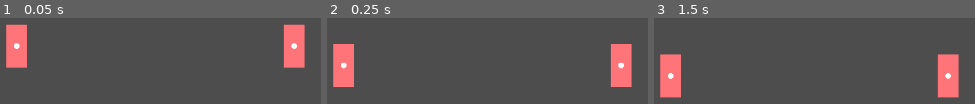
Above: before the commit, frames 1-3 (left to right).
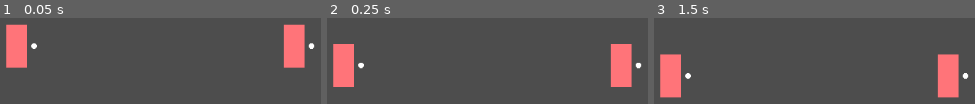
Above: after the commit, the same moments.

Repository: cbrenton/its-all-bad
Game: Godot game, scene res://match.tscn
The game is run twice, just before and just after one commit, with the same random seed, the same clock (stepped at 60 frames per second) and the same inputs.
Inputs:
- Up to frame 1 (0.05 s): no input
- Up to frame 2 (0.25 s): no input
- Up to frame 3 (1.5 s): tap Enter at 1.25 s

The runs differ from the first frame. In frame 1, 0.5% of the frame differs, in the area x 4-99%, y 29-37%; in frame 2, 0.4%; in frame 3, 0.4%.

Commit message:
Add hitboxes and knockback on attack landed

Diff:
--- a/fist.gd
+++ b/fist.gd
@@ -1,8 +1,26 @@
 extends Weapon
+
+@onready var hitbox: Area2D = $HitArea2D
+
+var attack_duration: float = 0.1
 
 func _ready() -> void:
 	attack_rate = 0.2
 	print("fist ready")
 
 func _fire() -> void:
-	print("punchy!")
+	self.hitbox.monitoring = true
+	await get_tree().physics_frame
+
+	for area in self.hitbox.get_overlapping_areas():
+		_attack_area(area)
+
+	# TODO: does this actually make this any better?
+	await get_tree().create_timer(self.attack_duration).timeout
+	self.hitbox.monitoring = false
+
+func _attack_area(target: Area2D) -> void:
+	# TODO: this is hacky, but it gets the parent's (HoldPosition) parent's (Visuals) parent (Player)
+	if target.get_parent() != self.get_parent().get_parent().get_parent():
+		print("hit somebody!")
+		hit_landed.emit(target.get_parent(), 1.0)
--- a/fist.tscn
+++ b/fist.tscn
@@ -2,9 +2,21 @@
 
 [ext_resource type="Script" uid="uid://bqpoqmfglo7jf" path="res://fist.gd" id="1_18rt0"]
 [ext_resource type="Texture2D" uid="uid://vqymet7qdv8r" path="res://assets/dummy.png" id="2_cqe2n"]
+
+[sub_resource type="RectangleShape2D" id="RectangleShape2D_cqe2n"]
 
 [node name="Node2D" type="Node2D" unique_id=1220416977]
 script = ExtResource("1_18rt0")
 
 [node name="2_delete" type="Sprite2D" parent="." unique_id=709337631]
 texture = ExtResource("2_cqe2n")
+
+[node name="HitArea2D" type="Area2D" parent="." unique_id=1882889643]
+collision_layer = 0
+collision_mask = 2
+monitoring = false
+
+[node name="CollisionShape2D" type="CollisionShape2D" parent="HitArea2D" unique_id=1063450611]
+shape = SubResource("RectangleShape2D_cqe2n")
+
+[connection signal="area_entered" from="HitArea2D" to="." method="_on_hit_area_2d_area_entered"]
--- a/match_controller.gd
+++ b/match_controller.gd
@@ -25,10 +25,10 @@
 		# set player pos and orientation
 		player.position = pos
 		print("initializing player")
-		player.initialize(player_num)
 		# TODO: connect player signals
 		# add child to scene graph
 		add_child(player)
+		player.initialize(player_num)
 		player_num += 1
 
 
--- a/player.gd
+++ b/player.gd
@@ -1,3 +1,4 @@
+class_name Player
 extends CharacterBody2D
 
 
@@ -13,64 +14,75 @@
 var fist: Weapon
 var weapon: Weapon
 
+var knockback_x: float = 0.0
+
+@onready var visuals: Node2D = $Visuals
+@onready var hold_position: Node2D = $Visuals/HoldPosition
+
 var action_rate = 0.5
 
 var fist_scene = preload("res://fist.tscn")
-
-# TODO: delegate to weapon?
-var action_timer: Timer
 
 # takes in the player's number (1 for p1, 2 for p2, etc)
 func initialize(num: int) -> void:
 	# store player number
 	self.player_number = num
+
 	# set up listeners
 	self.left_input = "p%d_left" % num
 	self.right_input = "p%d_right" % num
 	self.jump_input = "p%d_jump" % num
 	self.action_input = "p%d_action" % num
 
-	self.action_timer = Timer.new()
-	self.action_timer.one_shot = true
-	add_child(self.action_timer)
-
-	# self.held_weapon = self.fist_scene.instantiate()
-	# add_child(self.held_weapon)
-	var fist = self.fist_scene.instantiate()
-	self.weapon = fist
-	add_child(fist)
+	self.fist = self.fist_scene.instantiate()
+	self.weapon = self.fist
+	self.hold_position.add_child(self.fist)
+	self.fist.hit_landed.connect(attack)
 
 func _physics_process(delta: float) -> void:
 	# add gravity
 	if not is_on_floor():
-		self.velocity += get_gravity() * delta
+		self.velocity.y += get_gravity().y * delta
 
-	_handle_input()
+	_handle_movement_input()
+
+	# 200 / 0.25s = 800
+	# decay knockback over 0.25s
+	self.knockback_x = move_toward(self.knockback_x, 0, 800 * delta)
+	self.velocity.x += self.knockback_x
+
+	_handle_non_movement_input()
 
 	move_and_slide()
 
-func _handle_input() -> void:
-	# if jump just pressed, check timer (?) and jump
+func _handle_movement_input() -> void:
 	if Input.is_action_just_pressed(self.jump_input) and is_on_floor():
 		self.velocity.y = JUMP_VELOCITY
 
+	# if knockback is significant, disable horizontal input
+	if abs(self.knockback_x) < 10.0:
+		var direction := Input.get_axis(self.left_input, self.right_input)
+		if direction:
+			self.velocity.x = direction * SPEED
+			self.visuals.scale.x = sign(direction)
+		else:
+			self.velocity.x = move_toward(self.velocity.x, 0, SPEED)
+	else:
+		self.velocity.x = 0.0
+
+func _handle_non_movement_input() -> void:
 	# TODO: if action just pressed, check action cooldown and act
 	if Input.is_action_just_pressed(self.action_input):
 		self.weapon.attack()
 
-	# if left or right, apply force
-	# TODO: have different values for accel vs decel (friction)
-	var direction := Input.get_axis(self.left_input, self.right_input)
-	if direction:
-		self.velocity.x = direction * SPEED
-	else:
-		self.velocity.x = move_toward(velocity.x, 0, SPEED)
+func attack(target: Player, damage: float) -> void:
+	print("attacking p%d" % target.player_number)
+	var cur_velocity = target.velocity
+	var dir_to_target = sign((target.position - self.position).x)
+	var knockback_force = 200
 
-"""
-func _take_action() -> void:
-	if self.action_timer.is_stopped():
-		print("boom")
-		self.action_timer.start(self.action_rate)
-	else:
-		print("not ready yet")
-"""
+	target.receive_knockback(Vector2(dir_to_target * knockback_force, -200) + self.velocity)
+
+func receive_knockback(force: Vector2) -> void:
+	self.knockback_x = force.x
+	self.velocity.y = force.y
--- a/player.tscn
+++ b/player.tscn
@@ -9,26 +9,35 @@
 [node name="Player" type="CharacterBody2D" unique_id=130799084]
 script = ExtResource("1_4flbx")
 
-[node name="PickupArea" type="Area2D" parent="." unique_id=44348221]
+[node name="HurtArea2D" type="Area2D" parent="." unique_id=44348221]
+collision_layer = 2
+collision_mask = 0
 
-[node name="BodyRect" type="ColorRect" parent="PickupArea" unique_id=1067815747]
+[node name="CollisionShape2D" type="CollisionShape2D" parent="HurtArea2D" unique_id=1489998083]
+shape = SubResource("RectangleShape2D_7y1jj")
+
+[node name="PhysicalBody" type="CollisionShape2D" parent="." unique_id=1275464842]
+shape = SubResource("RectangleShape2D_7y1jj")
+
+[node name="Visuals" type="Node2D" parent="." unique_id=837071942]
+
+[node name="BodyRect" type="ColorRect" parent="Visuals" unique_id=1067815747]
 anchors_preset = 8
 anchor_left = 0.5
 anchor_top = 0.5
 anchor_right = 0.5
 anchor_bottom = 0.5
-offset_left = -15.0
-offset_top = -31.0
-offset_right = 15.0
-offset_bottom = 31.0
+offset_left = -15.5
+offset_top = -31.5
+offset_right = 14.5
+offset_bottom = 30.5
 grow_horizontal = 2
 grow_vertical = 2
 color = Color(1, 0.45490196, 0.4745098, 1)
 
-[node name="CollisionShape2D" type="CollisionShape2D" parent="PickupArea" unique_id=1489998083]
-shape = SubResource("RectangleShape2D_7y1jj")
+[node name="Fist" parent="Visuals" unique_id=1220416977 instance=ExtResource("2_onrkg")]
+visible = false
+position = Vector2(25, 0)
 
-[node name="PhysicalBody" type="CollisionShape2D" parent="." unique_id=1275464842]
-shape = SubResource("RectangleShape2D_7y1jj")
-
-[node name="Node2D" parent="." unique_id=1220416977 instance=ExtResource("2_onrkg")]
+[node name="HoldPosition" type="Node2D" parent="Visuals" unique_id=1772830536]
+position = Vector2(25, 0)
--- a/project.godot
+++ b/project.godot
@@ -62,6 +62,12 @@
 ]
 }
 
+[layer_names]
+
+2d_physics/layer_1="environment"
+2d_physics/layer_2="players"
+2d_physics/layer_3="items"
+
 [physics]
 
 3d/physics_engine="Jolt Physics"
